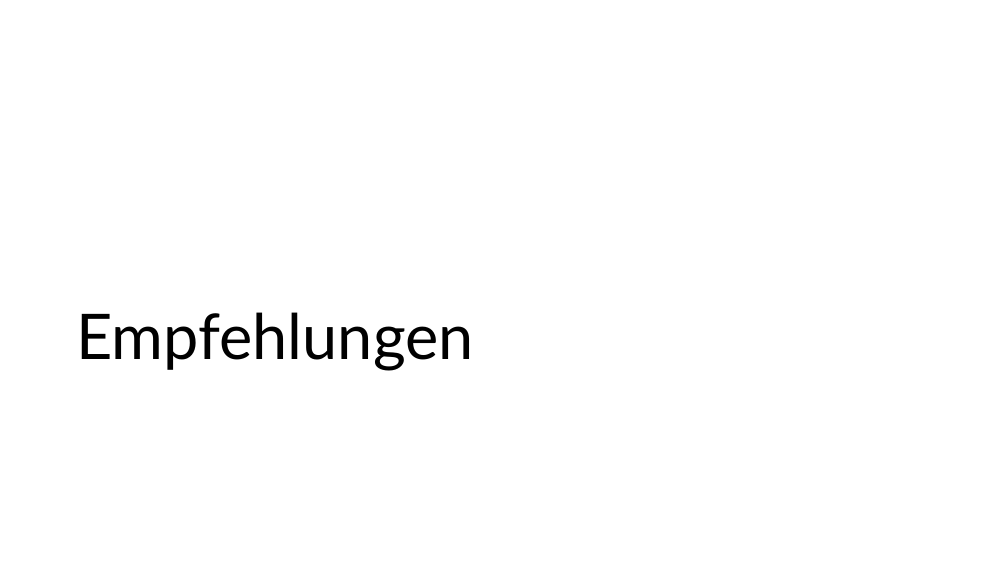
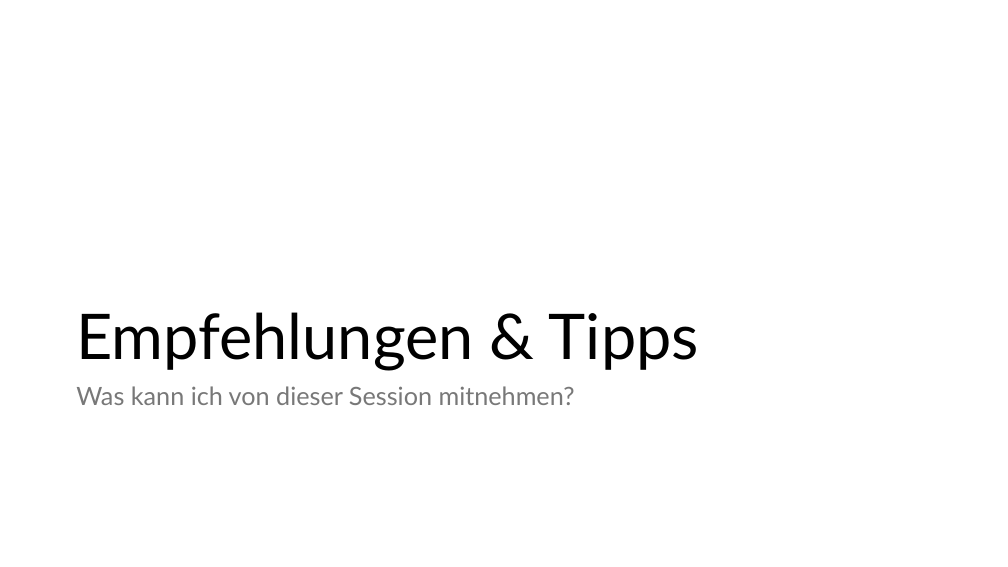
Before and after one commit to Mac-Lego-RMS/HoT_Meetup_2024, a slide deck: slide 28 of HoT-Meetup_2024_Pybricks.pptx. Drawn at 1008x567 pixels with LibreOffice and Linux fonts; fonts in the diff are those of the drawing. Boxes give left, top, right and bottom in pixels: in the first picture for what was removed or moved away, otherwise in the second. Text is boxed around its words. In the diff, an @@ line names an element or a change of style, - is before the commit and + after.

```diff
--- a/HoT-Meetup_2024_Pybricks.pptx
+++ b/HoT-Meetup_2024_Pybricks.pptx
@@ title at (x1=76, y1=312, x2=699, y2=371): text changed @@
-Empfehlungen
+Empfehlungen & Tipps
@@ text added at (x1=76, y1=386, x2=575, y2=405), 24 pt, text #797979 @@
+Was kann ich von dieser Session mitnehmen?
```
Also in this commit, not shown: 5 other slides changed.
